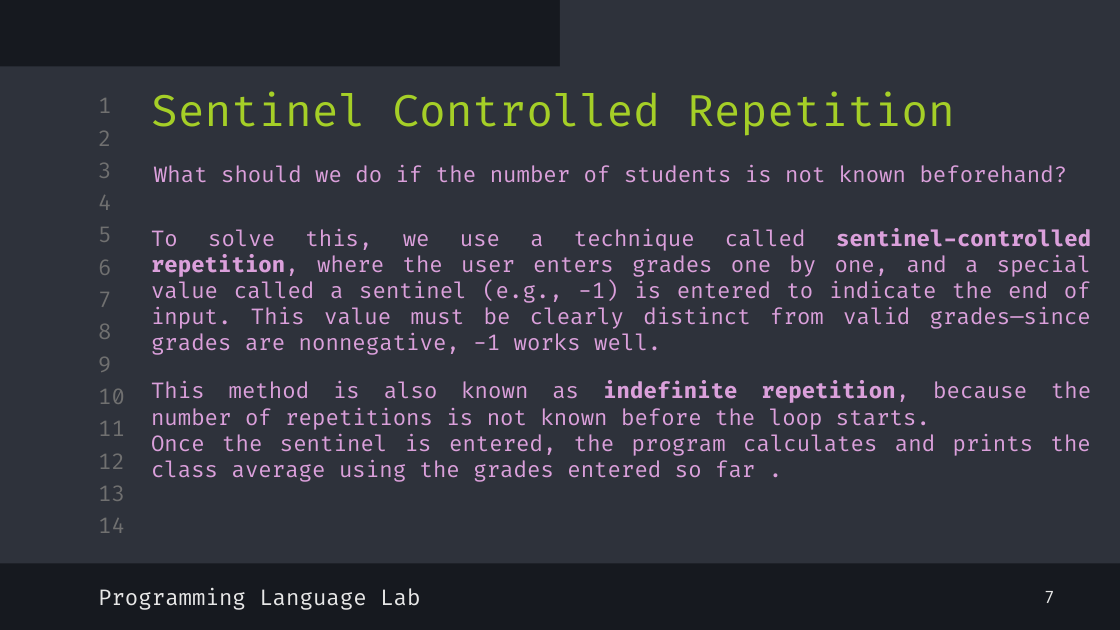
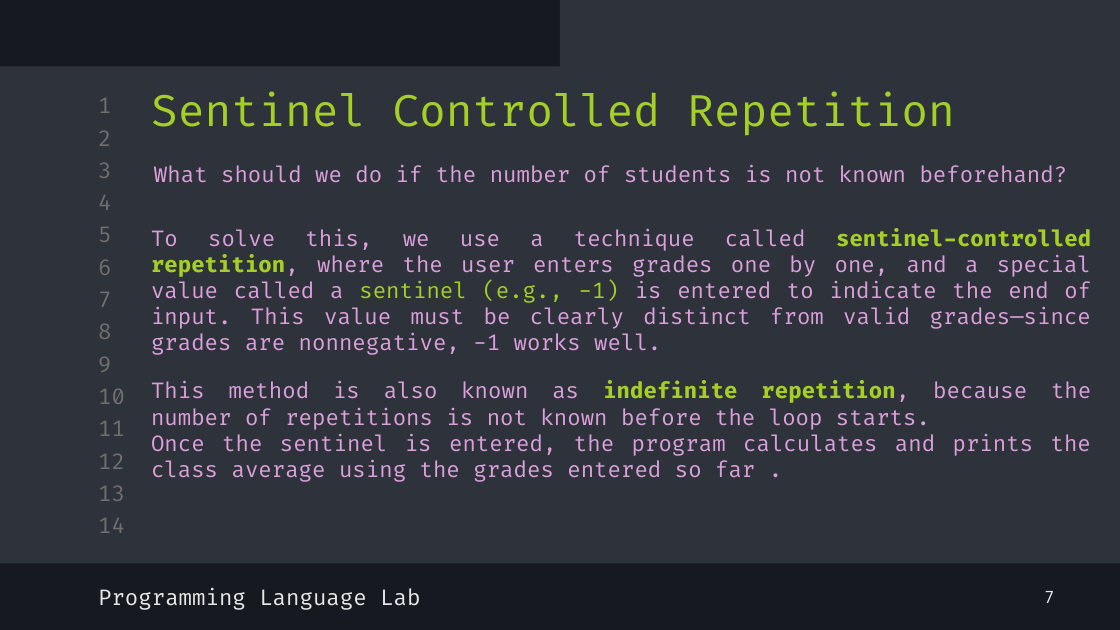
Before and after one commit to shayan-naghizadeh/C-Lab-AUT, a slide deck: slide 9 of slides/5.Loop/Loop.pptx. Drawn at 1120x630 pixels with LibreOffice and Linux fonts; fonts in the diff are those of the drawing. Boxes give left, top, right and bottom in pixels: in the first picture for what was removed or moved away, otherwise in the second. Text is boxed around its words. In the diff, an @@ line names an element or a change of style, - is before the commit and + after.

```diff
--- a/slides/5.Loop/Loop.pptx
+++ b/slides/5.Loop/Loop.pptx
@@ text "To solve this, we use ..." at (151, 228, 1091, 355): text colour #DBA0DB to #A5CF27 in "sentinel-controlled repetition, sentinel (e.g., -1)" @@
@@ text at (151, 381, 1091, 430): text colour #DBA0DB to #A5CF27 in "indefinite repetition," @@
```
Also in this commit, not shown: 5 other slides changed, 8 other files.
